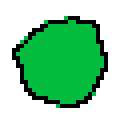
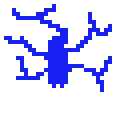
Layered file, before and after one edit (128×128). Changes by layer:
added layer "Layer 2" above "Layer 1" over [4, 4, 112, 92]
hid "Layer 1" over [12, 16, 108, 108]
